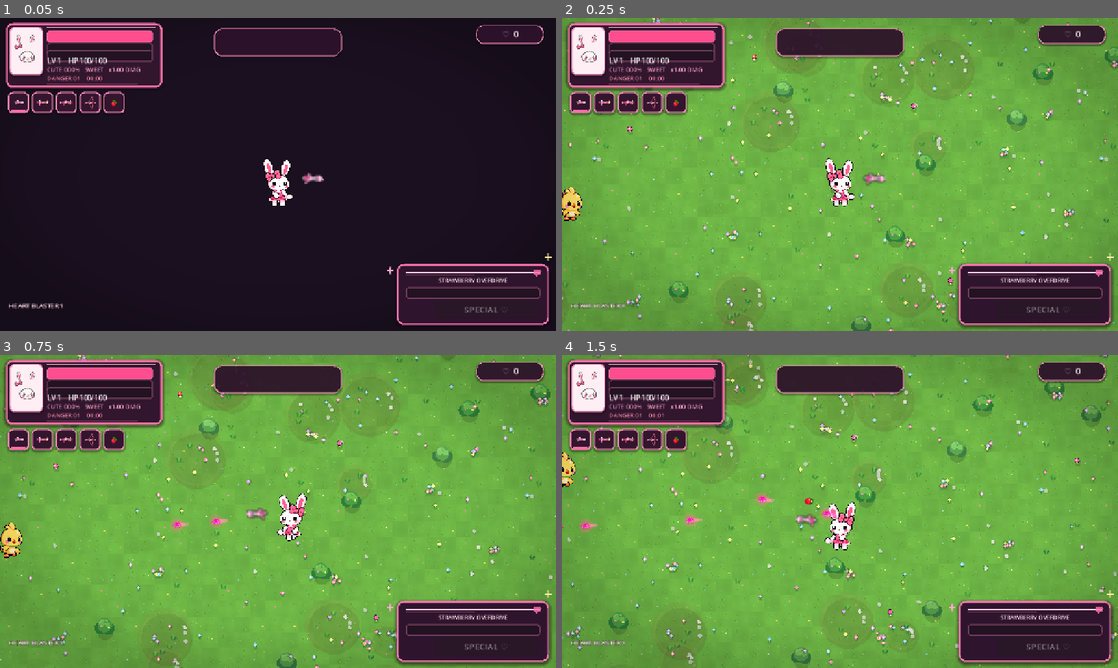
Above: before the commit, frames 1-4 (two rows, left to right).
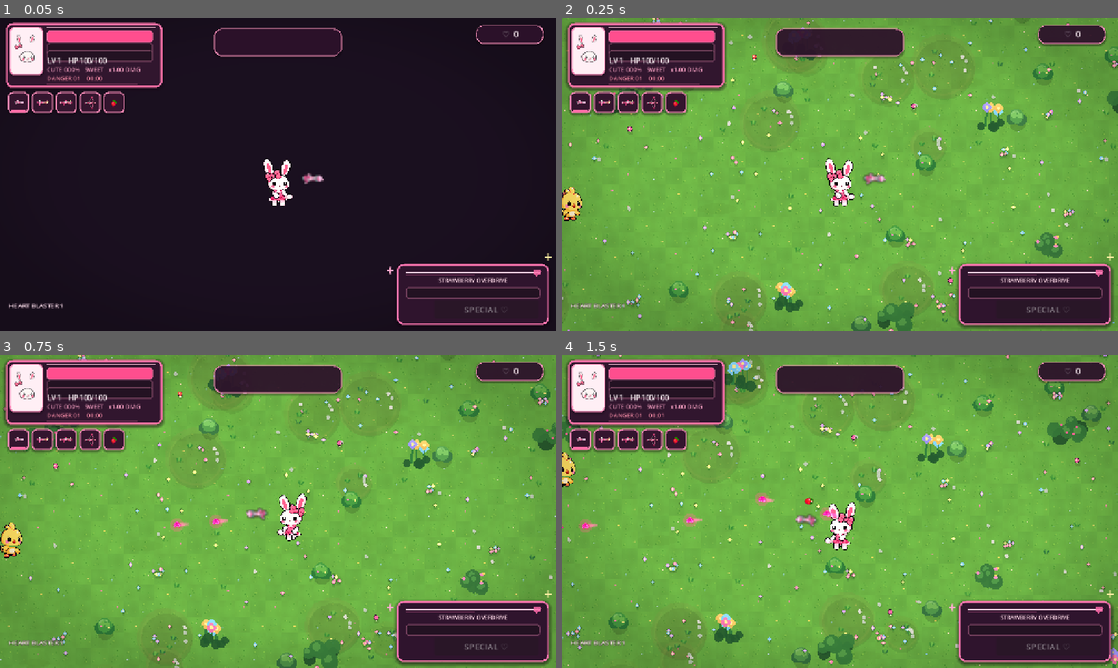
Above: after the commit, the same moments.

Repository: ramonsamagaio/cutecuterampage
Game: Godot game, scene res://scenes/Main.tscn
Same seed, same stepped clock (60 frames per second), same inputs: the game is played once before the commit and once after it.
Inputs (mouse positions are in pixels of both pictures, inside the frame that each line leads up to):
- Up to frame 1 (0.05 s): no input
- Up to frame 2 (0.25 s): no input
- Up to frame 3 (0.75 s): tap Enter at 0.5 s; move the mouse to (400, 495) at 0.52 s; hold Right (ui_right) from 0.53 s (still down); tap Shift at 0.6 s
- Up to frame 4 (1.5 s): tap Space at 0.77 s; move the mouse to (728, 527) at 1.27 s; release Right (ui_right) at 1.28 s; hold Down (ui_down) from 1.28 s (still down); tap Z at 1.35 s

Frame 1 is identical in both runs. In frame 2, 1.4% of the frame differs, in the area x 8-100%, y 2-100%; in frame 3, 1.5%; in frame 4, 2.1%, in the area x 0-100%, y 1-100%.

Commit message:
feat: stream static foreground foliage with garden chunks

Diff:
--- a/scripts/core/chunk_streamer.gd
+++ b/scripts/core/chunk_streamer.gd
@@ -62,10 +62,14 @@
 			var wx: int = coord.x * CHUNK_SIZE + x
 			var wy: int = coord.y * CHUNK_SIZE + y
 			var mixed: int = absi((wx * 73856093) ^ (wy * 19349663))
-			var variant: int = mixed % WorldTiles.VARIANTS
+			var variant: int = mixed % 8
 			layer.set_cell(Vector2i(x, y), 0, Vector2i(variant, 0), 0)
 	var dressing: GardenDressing = GardenDressing.new()
 	dressing.name = "GardenDressing"
 	dressing.configure(coord, CHUNK_SIZE * TILE_SIZE)
 	layer.add_child(dressing)
+	var foreground: GardenForeground = GardenForeground.new()
+	foreground.name = "GardenForeground"
+	foreground.configure(coord, CHUNK_SIZE * TILE_SIZE)
+	layer.add_child(foreground)
 	_active[coord] = layer
